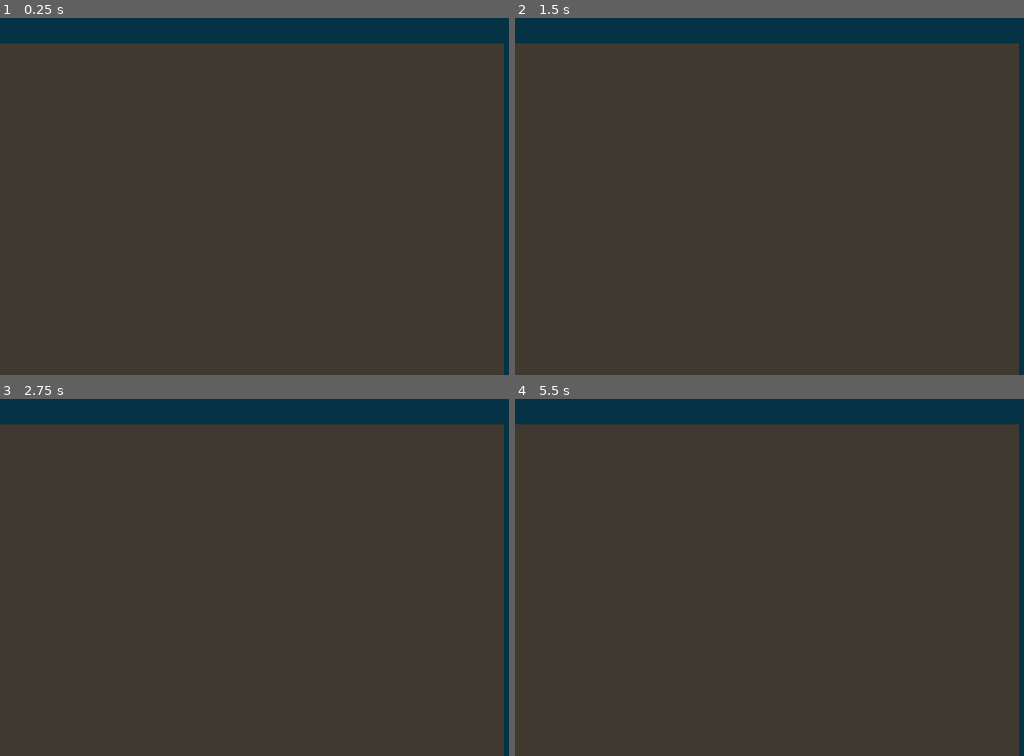
Above: before the commit, frames 1-4 (two rows, left to right).
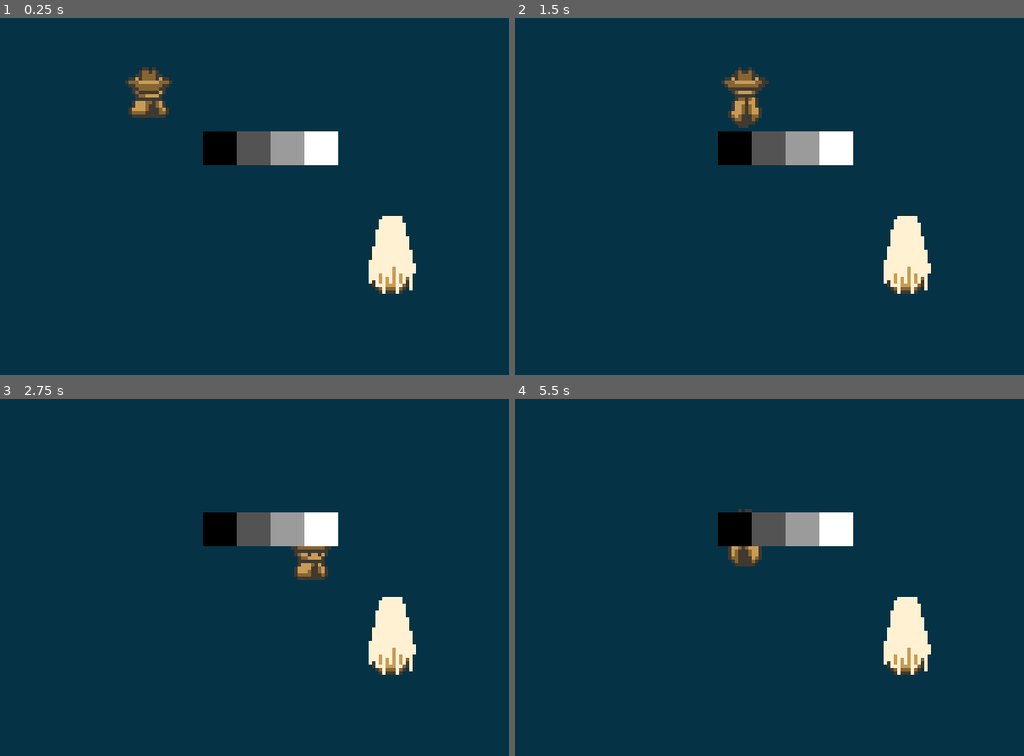
Above: after the commit, the same moments.

Repository: ThGnommy/gb-jam-13
Game: Godot game, scene res://scenes/levels/main.tscn
The game is run twice, just before and just after one commit, with the same random seed, the same clock (stepped at 60 frames per second) and the same inputs.
Inputs:
- Up to frame 1 (0.25 s): no input
- Up to frame 2 (1.5 s): hold Right (right) 0.53-1.28 s; hold Down (down) from 1.28 s (still down)
- Up to frame 3 (2.75 s): release Down (down) at 2.03 s; hold Right (right) from 2.03 s (still down)
- Up to frame 4 (5.5 s): release Right (right) at 2.78 s; hold Up (up) 2.78-3.53 s; hold Left (left) 3.53-5.03 s; hold Down (down) from 5.03 s (still down)

The runs differ from the first frame. In frame 1, 91% of the frame differs, in the area x 0-100%, y 7-100%; in frame 2, 91%; in frame 3, 92%; in frame 4, 92%.

Commit message:
fix player collision

Diff:
--- a/project.godot
+++ b/project.godot
@@ -89,10 +89,10 @@
 [layer_names]
 
 2d_physics/layer_1="Player"
-2d_physics/layer_3="Enemies"
-2d_physics/layer_4="Projectiles"
-2d_physics/layer_7="Platforms"
-2d_physics/layer_8="Objects"
+2d_physics/layer_2="Enemies"
+2d_physics/layer_3="Projectiles"
+2d_physics/layer_4="Environment"
+2d_physics/layer_5="Pickup"
 
 [rendering]
 
--- a/scenes/levels/main.tscn
+++ b/scenes/levels/main.tscn
@@ -27,6 +27,7 @@
 texture = ExtResource("3_u81e1")
 
 [node name="Control" type="Control" parent="."]
+visible = false
 layout_mode = 3
 anchors_preset = 0
 offset_right = 40.0
--- a/scenes/objects/Object.tscn
+++ b/scenes/objects/Object.tscn
@@ -22,7 +22,8 @@
 [sub_resource type="RectangleShape2D" id="RectangleShape2D_6obf0"]
 size = Vector2(24, 24)
 
-[node name="Object" type="StaticBody2D"]
+[node name="Enemy" type="Area2D"]
+collision_layer = 2
 script = ExtResource("1_6obf0")
 
 [node name="HealthComponent" parent="." instance=ExtResource("1_fsexx")]
--- a/scenes/objects/player.tscn
+++ b/scenes/objects/player.tscn
@@ -141,6 +141,7 @@
 }
 
 [node name="Player" type="Area2D"]
+collision_mask = 2
 script = ExtResource("1_2147m")
 animation_speed = 2
 metadata/_edit_group_ = true
@@ -151,6 +152,8 @@
 
 [node name="RayCast2D" type="RayCast2D" parent="."]
 target_position = Vector2(0, 12)
+collision_mask = 2
+collide_with_areas = true
 metadata/_edit_group_ = true
 
 [node name="AnimatedSprite2D" type="AnimatedSprite2D" parent="."]
--- a/scenes/scripts/object.gd
+++ b/scenes/scripts/object.gd
@@ -1,4 +1,10 @@
-extends Node2D
+extends Area2D
+
+const TILE_SIZE = 24
+
+func _ready() -> void:
+	position = position.snapped(Vector2.ONE * TILE_SIZE)
+	position += Vector2.ONE * TILE_SIZE / 2
 
 func die():
 	print("Object destroyed")
--- a/scenes/scripts/player.gd
+++ b/scenes/scripts/player.gd
@@ -24,39 +24,45 @@
 
 	for dir in inputs.keys():
 		if event.is_action_pressed(dir):
+			update_raycast(dir)
+
+			if raycast.is_colliding():
+				return
+
+			move(dir)
 			animate(dir)
-			move(dir)
 
 func move(dir) -> void:
-	raycast.target_position = inputs[dir] * TILE_SIZE / 2
-	raycast.force_raycast_update()
-	if !raycast.is_colliding():
-		var tween = create_tween()
-		var direction = position + inputs[dir] * TILE_SIZE
-		tween.tween_property(self, "position", direction, 1.0 / animation_speed).set_trans(Tween.TRANS_SINE)
-		moving = true
-		await tween.finished
-		moving = false
-		anim.animation = "idle"
+	var tween = create_tween()
+	var direction = position + inputs[dir] * TILE_SIZE
+	tween.tween_property(self, "position", direction, 1.0 / animation_speed).set_trans(Tween.TRANS_SINE)
+	moving = true
+	await tween.finished
+	moving = false
+	anim.animation = "idle"
 
 func animate(dir) -> void:
 	match inputs[dir]:
 		Vector2.RIGHT:
-			jump(10)
+			jump_animation(10)
 			anim.animation = "jump_side"
 			anim.flip_h = false
 		Vector2.LEFT:
-			jump(10)
+			jump_animation(10)
 			anim.animation = "jump_side"
 			anim.flip_h = true
 		Vector2.UP:
-			jump(5)
+			jump_animation(5)
 			anim.animation = "jump_top"
 		Vector2.DOWN:
-			jump(5)
+			jump_animation(5)
 			anim.animation = "jump_down"
 
-func jump(height: int) -> void:
+func jump_animation(px_height: int) -> void:
 	var jump_tween = create_tween()
-	jump_tween.tween_property(anim, "position:y", -height, (1.0 / animation_speed) / 2).set_trans(Tween.TRANS_SINE).set_ease(Tween.EASE_OUT)
+	jump_tween.tween_property(anim, "position:y", -px_height, (1.0 / animation_speed) / 2).set_trans(Tween.TRANS_SINE).set_ease(Tween.EASE_OUT)
 	jump_tween.tween_property(anim, "position:y", 0, (1.0 / animation_speed) / 2).set_trans(Tween.TRANS_SINE).set_ease(Tween.EASE_IN)
+
+func update_raycast(dir) -> void:
+	raycast.target_position = inputs[dir] * TILE_SIZE / 2
+	raycast.force_raycast_update()
Not shown: 1 places in scenes/levels/main.tscn that only renumber resources
Not shown: 1 places in scenes/objects/Object.tscn that only renumber resources
